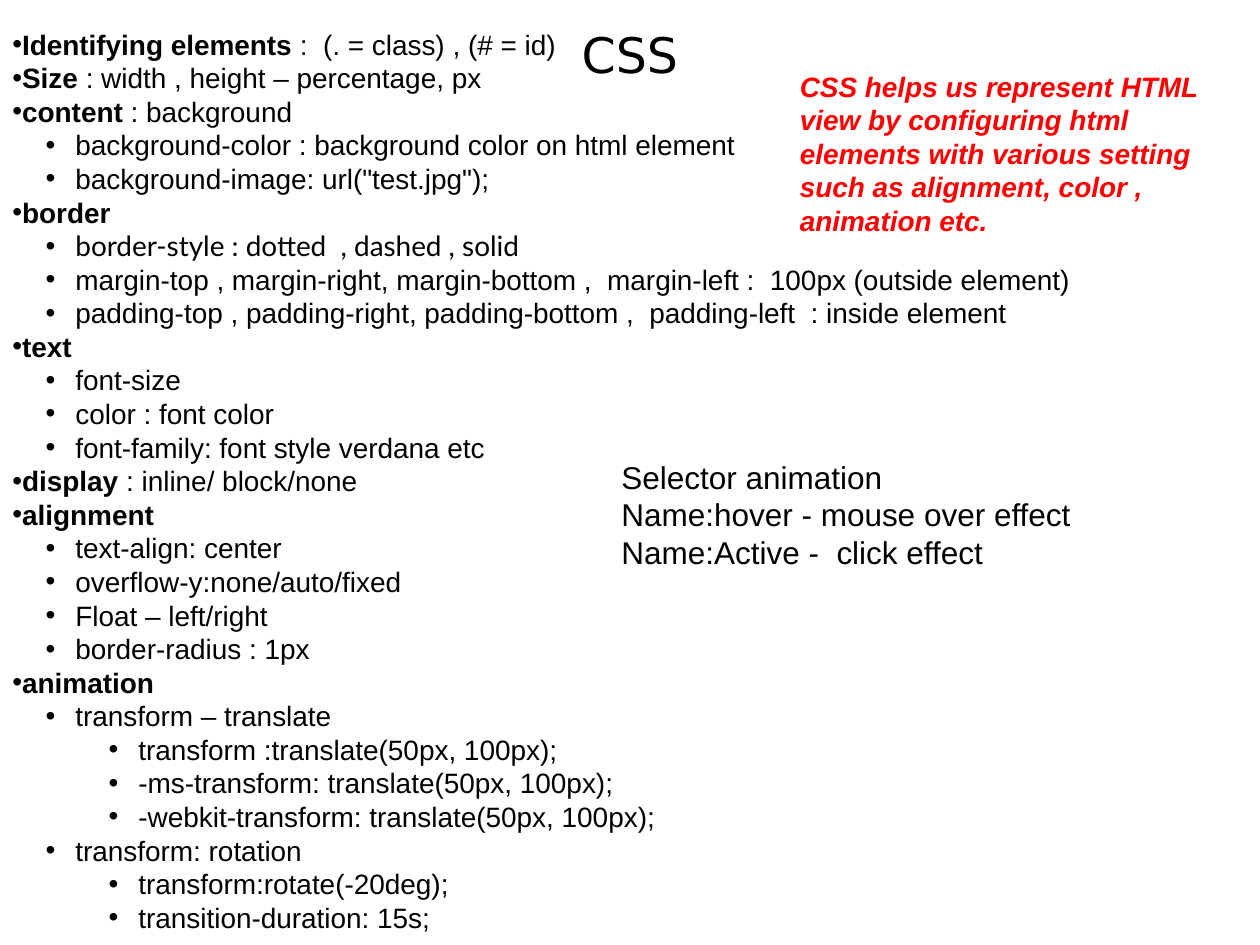
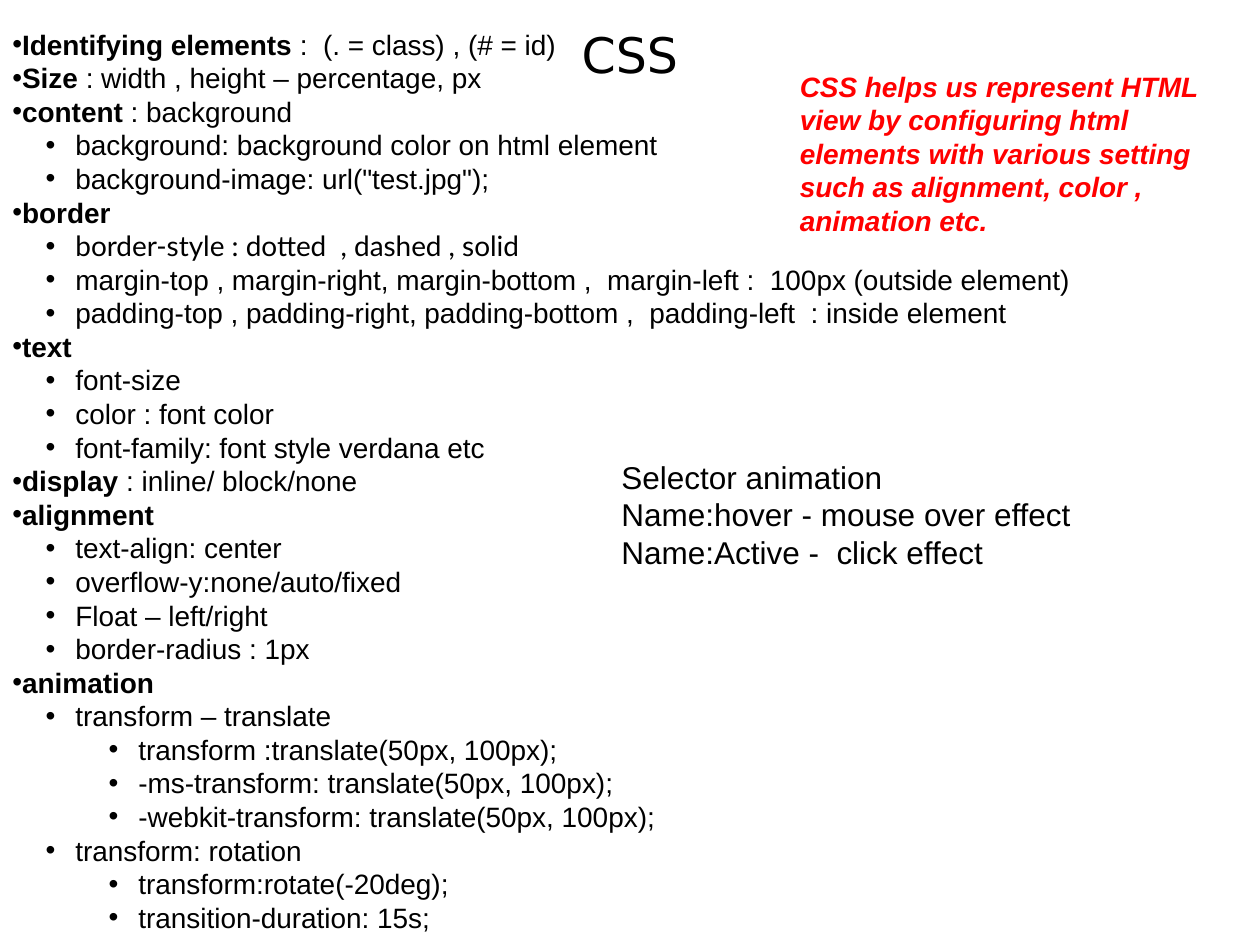
Before and after one commit to thinkcodegravity/jeemar, a slide deck: slide 24 of JEE_st.pptx. Drawn at 1260x945 pixels with LibreOffice and Linux fonts; fonts in the diff are those of the drawing. Boxes give left, top, right and bottom in pixels: in the first picture for what was removed or moved away, otherwise in the second. Text is boxed around its words. In the diff, an @@ line names an element or a change of style, - is before the commit and + after.

```diff
--- a/JEE_st.pptx
+++ b/JEE_st.pptx
@@ text at (75,134,657,161): text changed @@
-  • background-color : background color on html element
+  • background: background color on html element
```
Also in this commit, not shown: 3 other files.
